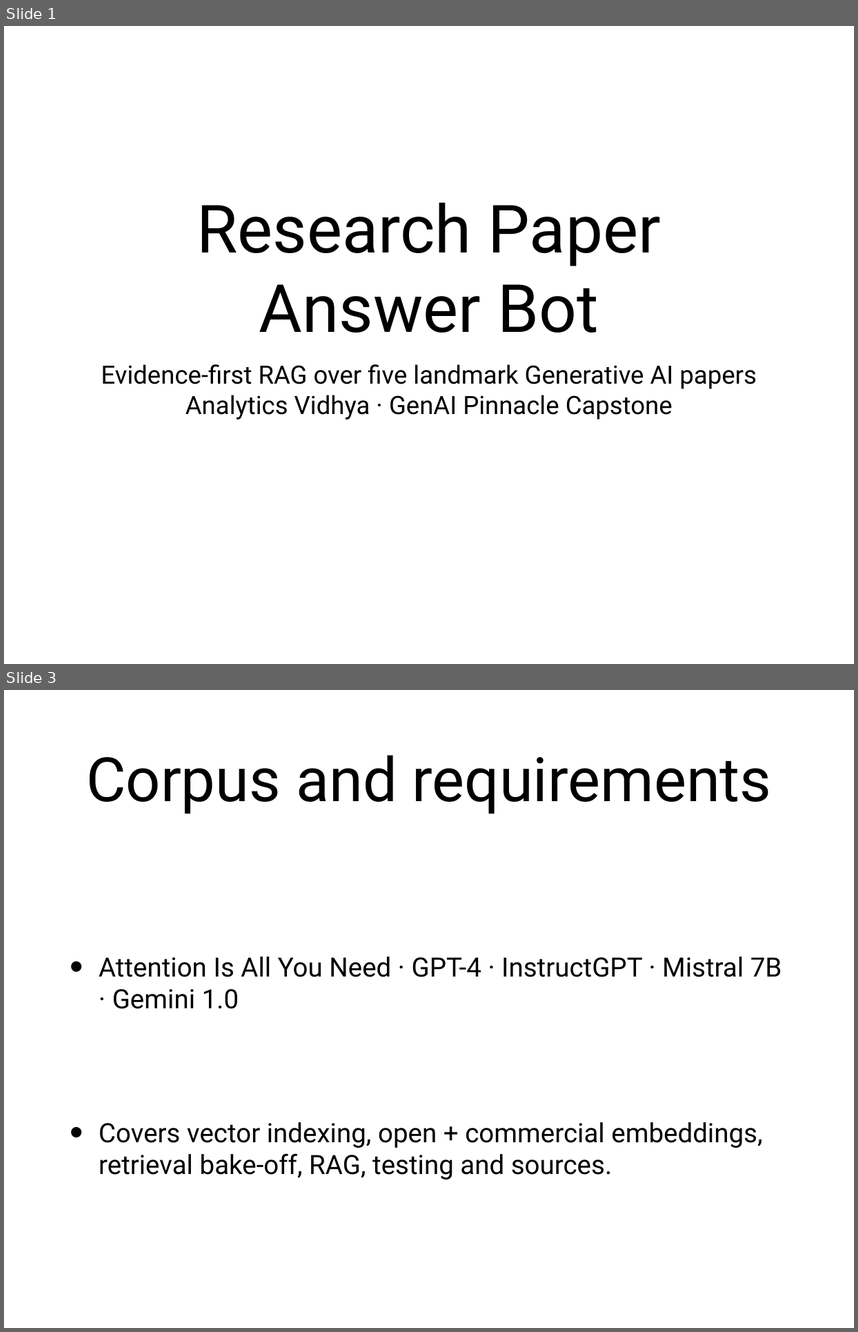
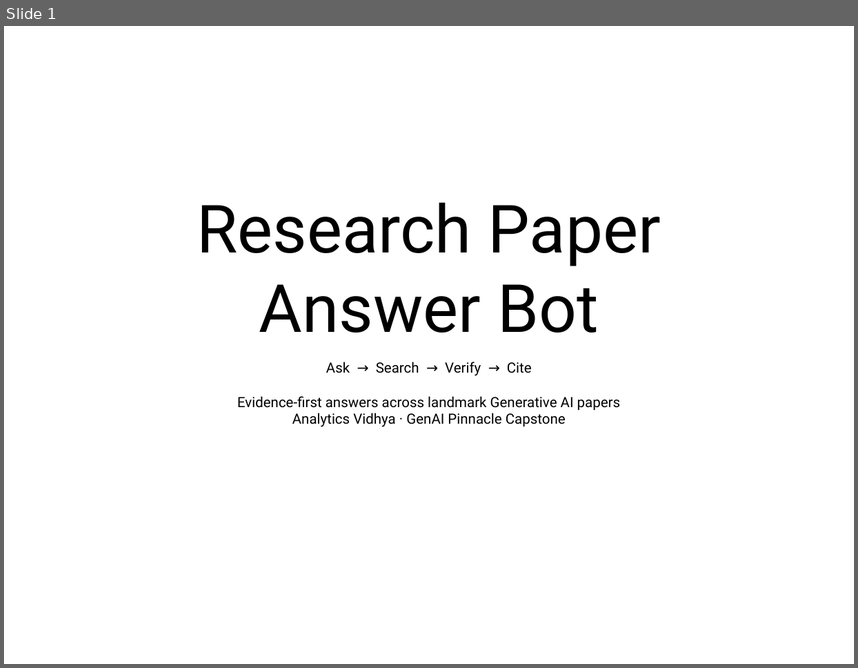
Before and after one commit to dineshshan10/Research_Paper_Capstone, a slide deck: docs/Research_Paper_Capstone_Presentation.pptx. Shown one above the other, each under a label of ours: slides 1 and 3 before the commit, slide 1 after it; the slides between them are not shown. The pictures are 858x1332 and 858x668 pixels, drawn with LibreOffice and Linux fonts; fonts in the diff are those of the drawing. Boxes give left, top, right and bottom in pixels: in the first picture for what was removed or moved away, otherwise in the second. Text is boxed around its words. In the diff, an @@ line names an element or a change of style, - is before the commit and + after.

Commit message:
Redesign capstone presentation

```diff
--- a/docs/Research_Paper_Capstone_Presentation.pptx
+++ b/docs/Research_Paper_Capstone_Presentation.pptx
@@ slide 3 removed at box(4, 690, 854, 1328), background #FFFFFF @@
@@ title removed at box(86, 755, 772, 814) @@
-Corpus and requirements
@@ text removed at box(99, 956, 782, 1179) @@
-• Attention Is All You Need · GPT-4 · InstructGPT · Mistral 7B · Gemini 1.0
-• Covers vector indexing, open + commercial embeddings, retrieval bake-off, RAG, testing and sources.
@@ slide 1 changed as well @@
@@ subtitle at box(237, 361, 620, 410): text changed; size 30.3 to 17 pt @@
-Evidence-first RAG over five landmark Generative AI papers
+Ask → Search → Verify → Cite
+Evidence-first answers across landmark Generative AI papers
@@ subtitle at box(292, 412, 566, 427): size 30.3 to 17 pt in "Analytics Vidhya · GenAI Pinnacle Capstone" @@
```
Also in this commit, not shown: 4 other slides changed, 5 slides added, 4 other slides removed, 1 other file.
